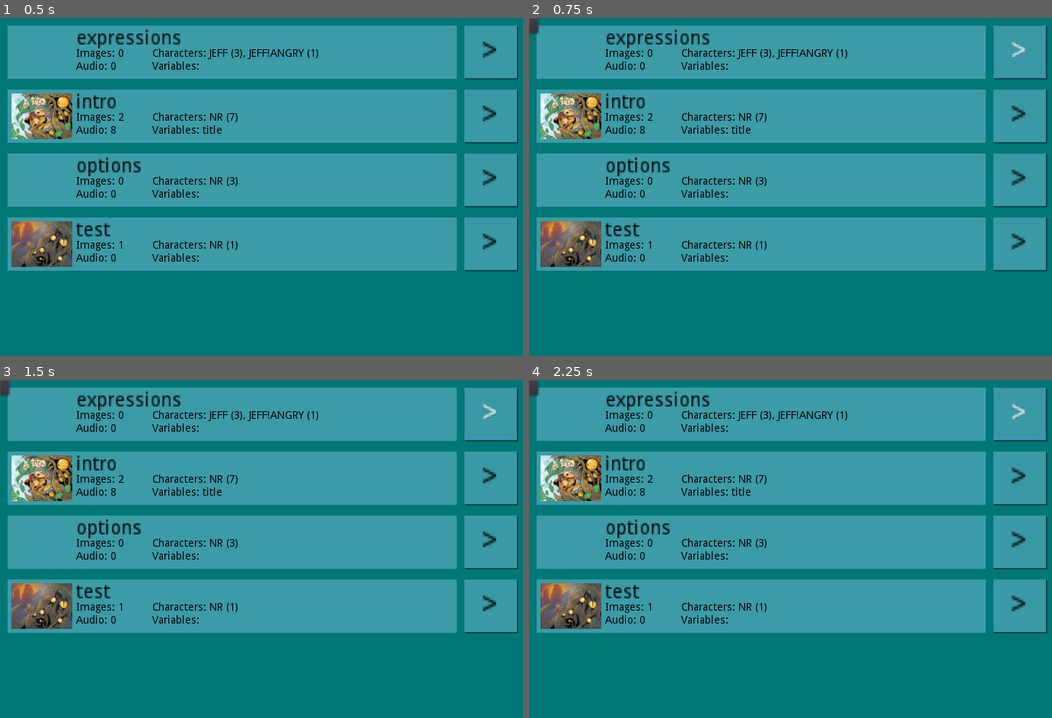
Above: before the commit, frames 1-4 (two rows, left to right).
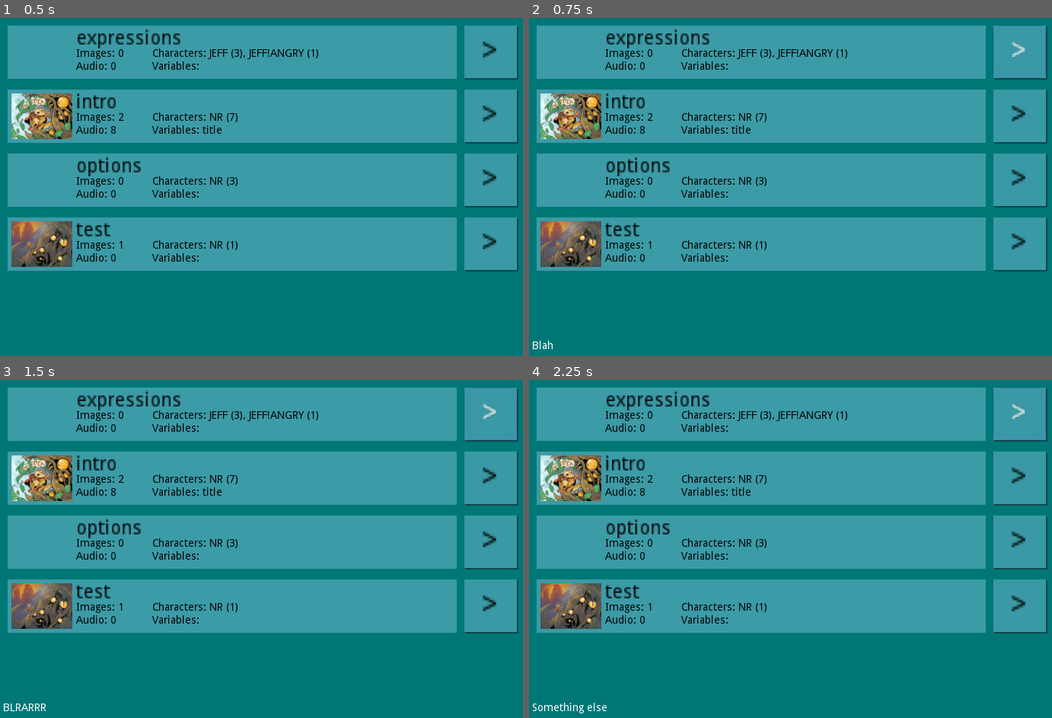
Above: after the commit, the same moments.

Repository: Parmeisan/SceneManager
Game: Godot game, scene res://Game.tscn
Same seed, same stepped clock (60 frames per second), same inputs: the game is played once before the commit and once after it.
Inputs (mouse positions are in pixels of both pictures, inside the frame that each line leads up to):
- Up to frame 1 (0.5 s): no input
- Up to frame 2 (0.75 s): click ">" at 0.5 s
- Up to frame 3 (1.5 s): click (5, 386) at 1.27 s
- Up to frame 4 (2.25 s): click ">" at 2 s

Frame 1 is identical in both runs. In frame 2, 0.1% of the frame differs, in the area x 0-5%, y 0-98%; in frame 3, 0.2%; in frame 4, 0.2%, in the area x 0-15%, y 0-99%.
Error before the commit: Invalid get index 'OPTION' (on base: 'Node (ScriptCommand.gd)'). (res://SceneManager/SceneManager.gd:176)

Commit message:
Options are working!!

Diff:
--- a/SceneManager/SceneManager.gd
+++ b/SceneManager/SceneManager.gd
@@ -156,10 +156,12 @@
 # The main one
 func BeginScene(script_name):
 	$BG_Image.visible = false
+	$BranchOptions.visible = false
 	visible = true
 
 	# Get our array of commands
 	if !all_scripts.has(script_name):
+		print(all_scripts)
 		LoadScript(script_name)
 	var commands = all_scripts[script_name]
 
@@ -207,12 +209,13 @@
 			# Display options for the player
 			# We will get these over multiple lines, we add each of them as we receive them,
 			# but they will all be hidden until we reach the end of the file
-			cmd.OPTION:
+			cmd.TYPE.OPTION:
 				var template = $BranchOptions.get_child(0);
 				var new_button = template.duplicate()
 				new_button.text = cmd.opt_text
-				$BranchOptions.add_child(template.duplicate())
-				pass
+				new_button.connect("pressed", self, "option_button_pressed", [cmd.opt_destination])
+				$BranchOptions.add_child(new_button)
+
 			cmd.TYPE.WAIT:
 
 				var seconds = float(cmd.wait_seconds)
@@ -243,9 +246,18 @@
 					if c.dialogue_shadow != c.dialogue_colour:
 						box.set("custom_colors/font_color_shadow", c.dialogue_shadow)
 
-	print("==== Finished! ====")
-	visible = false
-	mode = MODES.READY
+	# Remove the template child
+	$BranchOptions.remove_child($BranchOptions.get_child(0))
+	# If there's still more than one, display them
+	if $BranchOptions.get_child_count() > 1:
+		print("==== Options ====")
+		$BranchOptions.visible = true
+		mode = MODES.WAITING
+
+	else:
+		print("==== Finished! ====")
+		visible = false
+		mode = MODES.READY
 
 
 # === Loading and retrieving characters / emotions ================================================
@@ -255,6 +267,9 @@
 		var c : SceneCharacter = node
 		characters[c.character_abbreviation] = c
 
+func option_button_pressed(scene):
+	print("going to scene" + scene)
+	BeginScene(scene)
 #
 #func GetCharacter(abbr : String):
 #	pass
--- a/SceneManager/SceneManager.tscn
+++ b/SceneManager/SceneManager.tscn
@@ -16,7 +16,7 @@
 expand = true
 stretch_mode = 5
 __meta__ = {
-"_edit_use_anchors_": false
+"_edit_lock_": true
 }
 
 [node name="Music_Looper" type="AudioStreamPlayer" parent="."]
@@ -33,14 +33,9 @@
 margin_right = 744.0
 margin_bottom = 596.0
 autowrap = true
-
-[node name="BranchOptions" type="GridContainer" parent="."]
-margin_right = 749.0
-margin_bottom = 216.0
-
-[node name="Button" type="Button" parent="BranchOptions"]
-margin_right = 12.0
-margin_bottom = 20.0
+__meta__ = {
+"_edit_lock_": true
+}
 
 [node name="Characters" type="Node2D" parent="."]
 
@@ -57,3 +52,21 @@
 dialogue_colour = Color( 0.796078, 0.505882, 0.333333, 1 )
 dialogue_fontname = "CaveatBrush-Regular.ttf"
 dialogue_fontsize = 28
+
+[node name="BranchOptions" type="GridContainer" parent="."]
+anchor_left = 0.321333
+anchor_top = 0.343333
+anchor_right = 0.321333
+anchor_bottom = 0.343333
+margin_right = 300.0
+margin_bottom = 200.0
+rect_pivot_offset = Vector2( 150, 200 )
+__meta__ = {
+"_edit_use_anchors_": true
+}
+
+[node name="Button" type="Button" parent="BranchOptions"]
+margin_right = 300.0
+margin_bottom = 40.0
+rect_min_size = Vector2( 300, 40 )
+text = "I AM BUTTON"
--- a/SceneManager/ScriptCommand.gd
+++ b/SceneManager/ScriptCommand.gd
@@ -1,7 +1,7 @@
 extends Node
 class_name ScriptCommand
 
-enum TYPE { NONE, AUDIO, BACKGROUND, MOOD, VARIABLE, DIALOGUE, OPTION, LOAD_SCENE, WAIT, INVALID }
+enum TYPE { NONE, AUDIO, BACKGROUND, MOOD, VARIABLE, DIALOGUE, OPTION, WAIT, INVALID }
 var command_type : int
 
 var original_line
@@ -46,11 +46,12 @@
 	# Options
 	var arrow_posn = line.find_last("=>")
 	if arrow_posn > 0:
+		command_type = TYPE.OPTION
 		opt_text = line.substr(0, arrow_posn)
 		if opt_text.begins_with("-"):
 			opt_text = opt_text.substr(1)
 		opt_text = opt_text.strip_edges()
-		opt_destination = line.substr(arrow_posn + 1).strip_edges()
+		opt_destination = line.substr(arrow_posn + 2).strip_edges()
 
 	# Wait -- this one has to be before looking for a file
 	if line.begins_with("..."):
